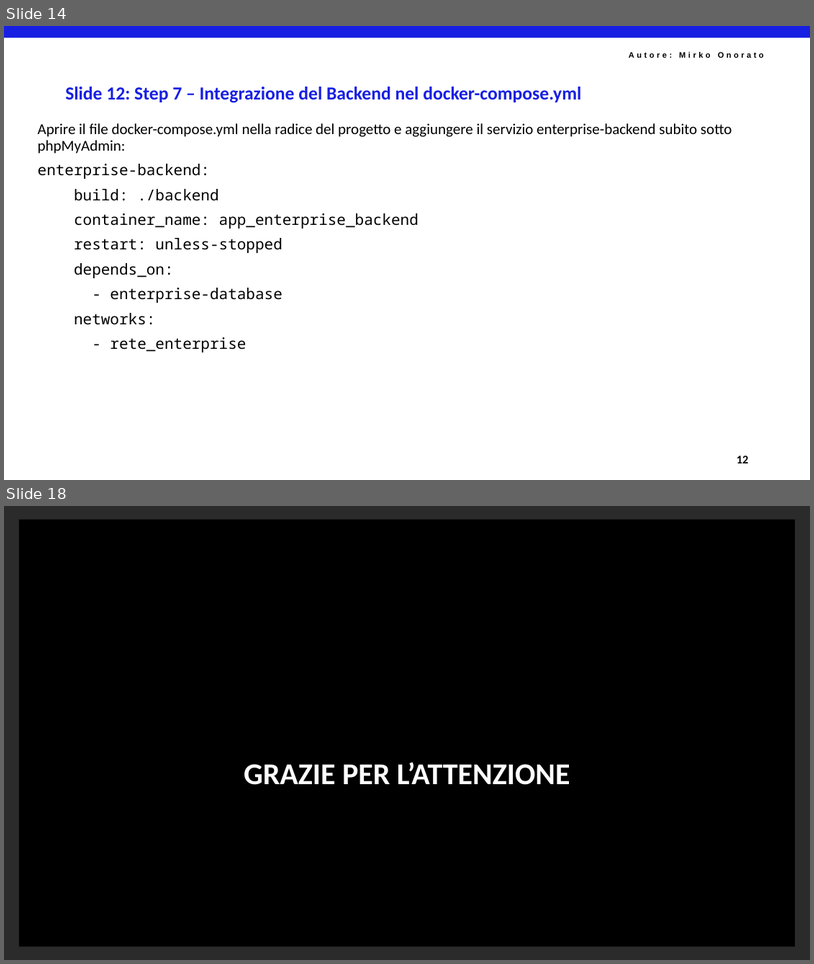
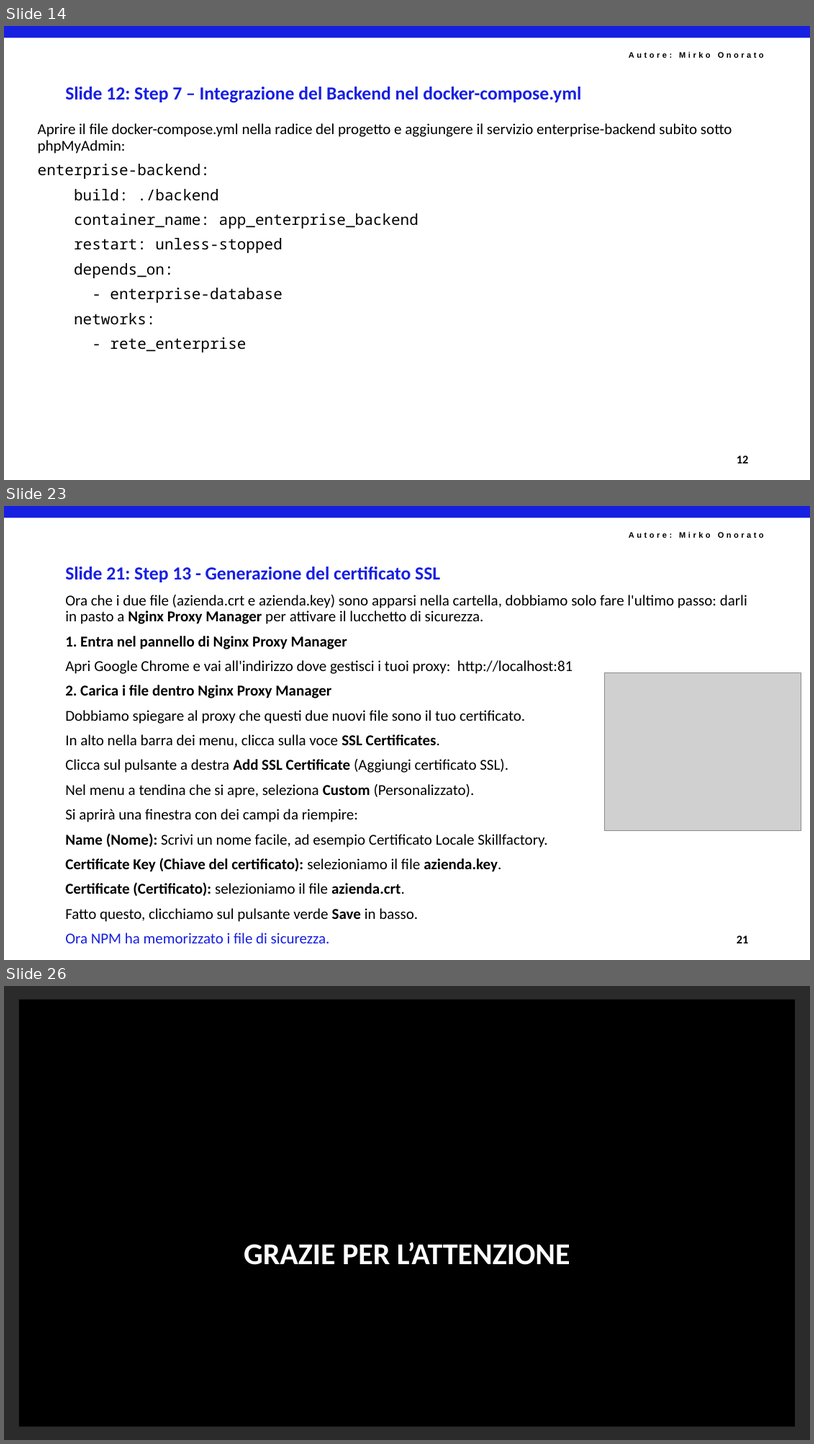
Before and after one commit to mirkoSkF/Docker-Slides, a slide deck: Lab 3.b - Stack Enterprise con Nginx Proxy Manager.pptx. Shown one above the other, each under a label of ours: slides 14 and 18 before the commit, slides 14, 23 and 26 after it; the slides between them are not shown. The pictures are 814x964 and 814x1444 pixels, drawn with LibreOffice and Linux fonts; fonts in the diff are those of the drawing; grey boxes stand for pictures; background and template pictures are left out; a plain dark background stands for a picture behind light text. Boxes give left, top, right and bottom in pixels: in the first picture for what was removed or moved away, otherwise in the second. Text is boxed around its words. In the diff, an @@ line names an element or a change of style, - is before the commit and + after.

```diff
--- a/Lab 3.b - Stack Enterprise con Nginx Proxy Manager.pptx
+++ b/Lab 3.b - Stack Enterprise con Nginx Proxy Manager.pptx
@@ slide 23 added at (4,506,810,960), background #FFFFFF; not listed: 2 template elements that a slide beside it also shows @@
@@ title added at (65,566,440,582), 22 pt, text #171FE2, bold @@
+Slide 21: Step 13 - Generazione del certificato SSL
@@ text added at (65,595,748,943), 18 pt, text #000000 @@
+Ora che i due file (azienda.crt e azienda.key) sono apparsi nella cartella, dobbiamo solo fare l'ultimo passo: darli in pasto a Nginx Proxy Manager per attivare il lucchetto di sicurezza.
+1. Entra nel pannello di Nginx Proxy Manager
+Apri Google Chrome e vai all'indirizzo dove gestisci i tuoi proxy: http://localhost:81
+2. Carica i file dentro Nginx Proxy Manager
+Dobbiamo spiegare al proxy che questi due nuovi file sono il tuo certificato.
+In alto nella barra dei menu, clicca sulla voce SSL Certificates.
+Clicca sul pulsante a destra Add SSL Certificate (Aggiungi certificato SSL).
+Nel menu a tendina che si apre, seleziona Custom (Personalizzato).
+Si aprirà una finestra con dei campi da riempire:
+Name (Nome): Scrivi un nome facile, ad esempio Certificato Locale Skillfactory.
+Certificate Key (Chiave del certificato): selezioniamo il file azienda.key.
+Certificate (Certificato): selezioniamo il file azienda.crt.
+Fatto questo, clicchiamo sul pulsante verde Save in basso.
+Ora NPM ha memorizzato i file di sicurezza.
@@ picture added at (604,673,802,830) @@
@@ text added at (737,935,749,943), 14 pt, text #000000, bold @@
+21
@@ what was slide 18 is now slide 26 @@
```
Also in this commit, not shown: 3 slides changed, 7 other slides added.
